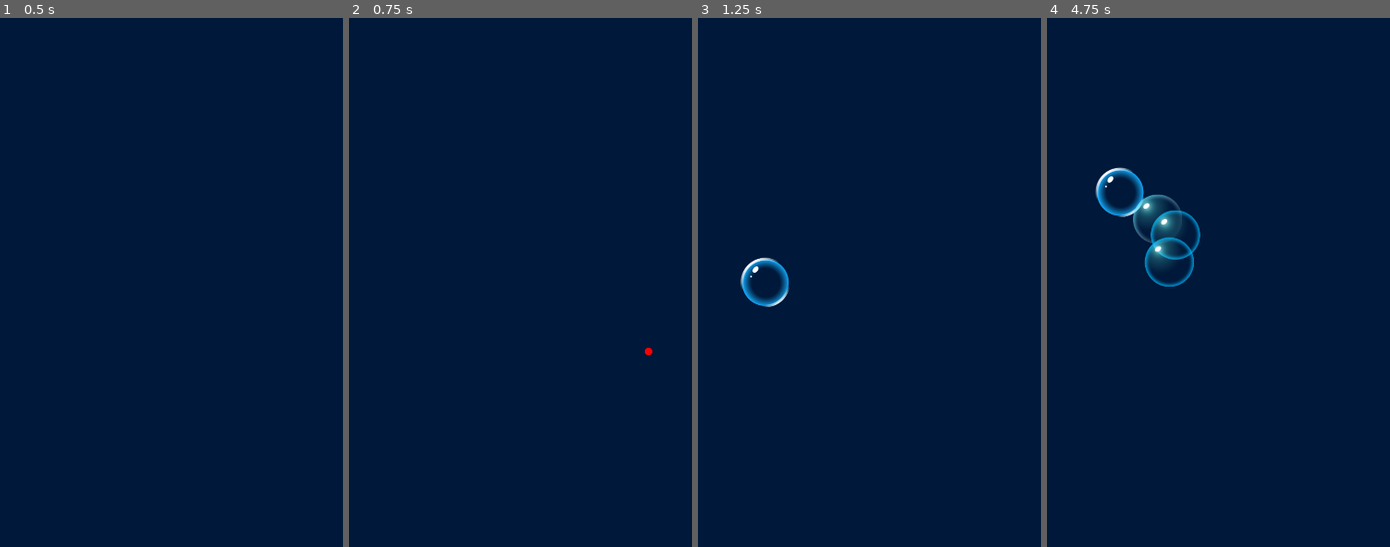
Above: before the commit, frames 1-4 (left to right).
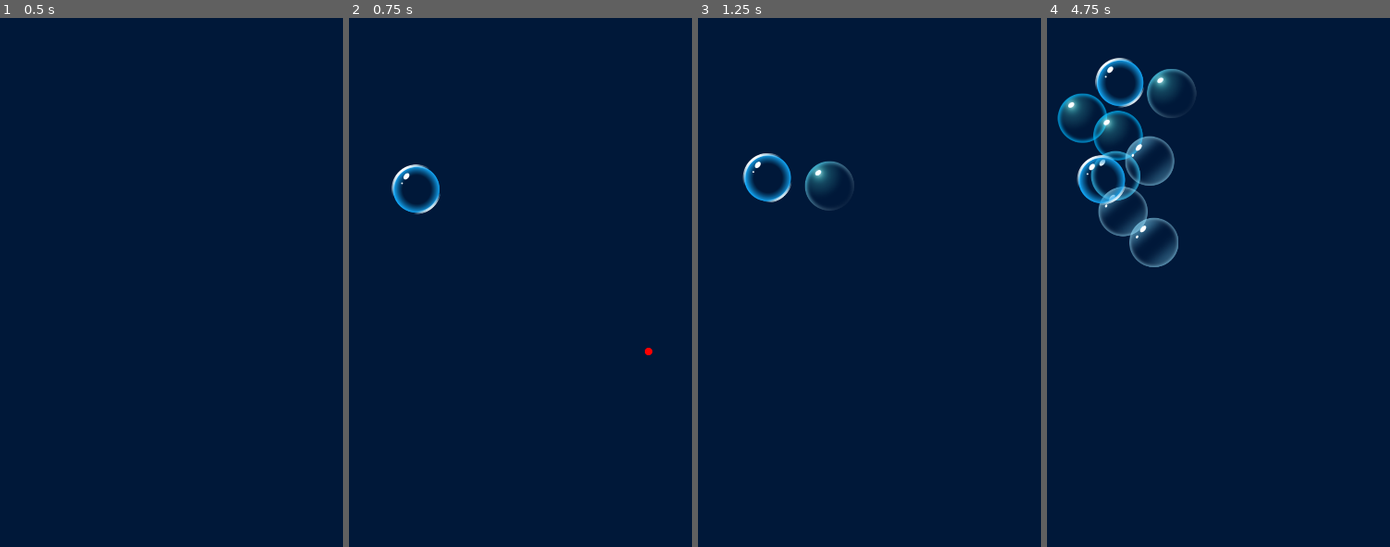
Above: after the commit, the same moments.

Repository: HybridAU/bubble-pop
Game: Godot game, scene res://main.tscn
Two runs of this game, one before a commit and one after it. Both use one fixed random seed, a clock stepped at 60 frames per second and the inputs below.
Inputs (mouse positions are in pixels of both pictures, inside the frame that each line leads up to):
- Up to frame 1 (0.5 s): no input
- Up to frame 2 (0.75 s): tap Enter at 0.5 s; move the mouse to (647, 351) at 0.52 s; click (647, 351) at 0.67 s
- Up to frame 3 (1.25 s): no input
- Up to frame 4 (4.75 s): move the mouse to (1170, 425) at 1.27 s; click (1170, 425) at 1.42 s; move the mouse to (1297, 224) at 2.02 s; click (1297, 224) at 2.17 s; move the mouse to (1235, 536) at 2.77 s; click (1235, 536) at 2.92 s; move the mouse to (1379, 499) at 3.52 s; click (1379, 499) at 3.67 s; move the mouse to (1129, 277) at 4.27 s; click (1129, 277) at 4.42 s

Frame 1 is identical in both runs. In frame 2, 0.6% of the frame differs, in the area x 12-27%, y 27-38%; in frame 3, 1.7%; in frame 4, 5.9%, in the area x 2-45%, y 7-51%.
Error before the commit: Invalid access to property or key 'position' on a base object of type 'InputEventKey'. (res://scripts/main.gd:16)
Error after the commit: Invalid access to property or key 'position' on a base object of type 'InputEventKey'. (res://scripts/main.gd:14)

Commit message:
Update bubble spawn area

Diff:
--- a/droplets.tscn
+++ b/droplets.tscn
@@ -1,6 +1,13 @@
 [gd_scene format=3 uid="uid://o0qg52jfbrvr"]
 
 [ext_resource type="Texture2D" uid="uid://2s5krq250ra6" path="res://assets/Droplet/droplet.svg" id="1_c4ja4"]
+
+[sub_resource type="Curve" id="Curve_6ovsq"]
+_data = [Vector2(0, 1), 0.0, 0.0, 0, 0, Vector2(1, 0), 0.0, 0.0, 0, 0]
+point_count = 2
+
+[sub_resource type="CurveTexture" id="CurveTexture_pwclm"]
+curve = SubResource("Curve_6ovsq")
 
 [sub_resource type="ParticleProcessMaterial" id="ParticleProcessMaterial_hqv47"]
 particle_flag_align_y = true
@@ -14,11 +21,11 @@
 gravity = Vector3(0, 0, 0)
 scale_min = 0.099999994
 scale_max = 0.19999999
+scale_curve = SubResource("CurveTexture_pwclm")
 
 [node name="Droplets" type="Node2D" unique_id=1311663594]
 
 [node name="Droplets" type="GPUParticles2D" parent="." unique_id=1574173926]
-emitting = false
 amount = 20
 texture = ExtResource("1_c4ja4")
 one_shot = true
--- a/main.tscn
+++ b/main.tscn
@@ -14,6 +14,7 @@
 color = Color(0.0013367112, 0.095184214, 0.2227821, 1)
 
 [node name="BubbleSpawnTimer" type="Timer" parent="." unique_id=68294711]
+wait_time = 0.5
 autostart = true
 
 [connection signal="timeout" from="BubbleSpawnTimer" to="." method="_on_bubble_spawn_timer_timeout"]
--- a/scripts/main.gd
+++ b/scripts/main.gd
@@ -6,8 +6,6 @@
 var live_touch_point = touch_point.instantiate()
 var touch_position = Vector2(0,0)
 
-
-@onready var timer = $BubbleSpawnTimer
 
 func _ready() -> void:
 	touch_position = Vector2(get_viewport().size.x / 2, get_viewport().size.y / 2)
@@ -29,5 +27,10 @@
 
 func spawn_bubble() -> void:
 	var new_bubble = bubble.instantiate()
-	new_bubble.position = Vector2(randf_range(100, get_viewport().size.x - 100), get_viewport().size.y - 100)
+	new_bubble.position = Vector2(
+		# Left to right with a 100px margin
+		randf_range(100, get_viewport().size.x - 100),
+		# 100px margin at the bottom, and all the way up to half way up the screen
+		randf_range(get_viewport().size.y - 100, get_viewport().size.y / 2)
+	)
 	add_child(new_bubble)
